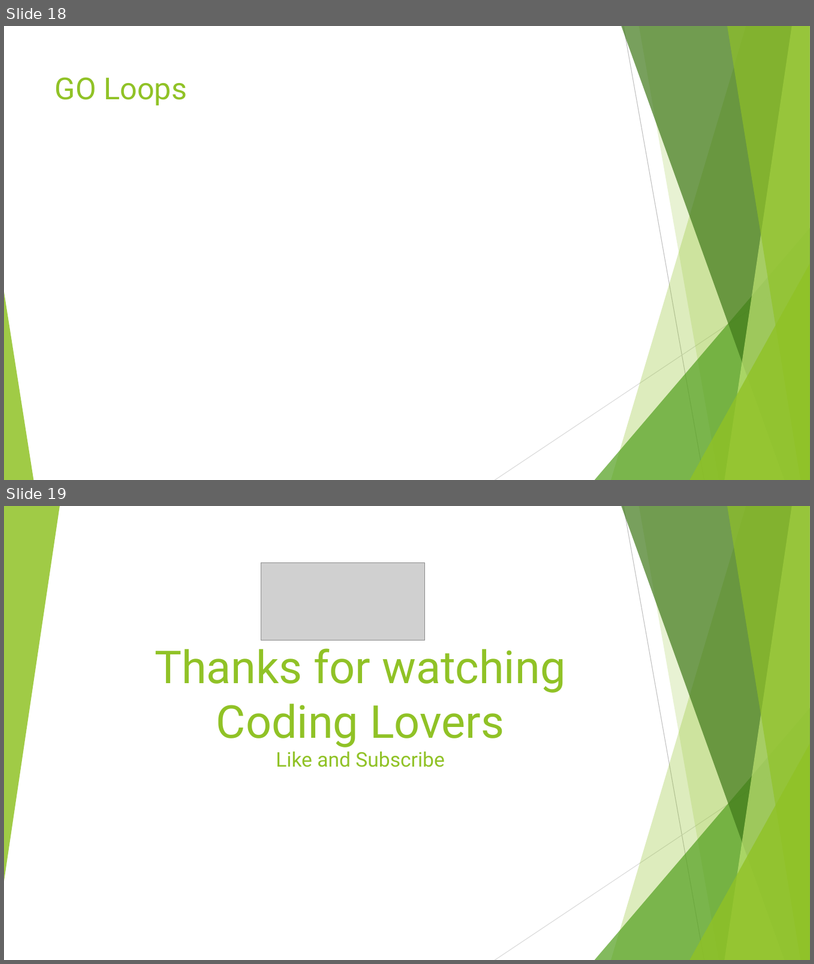
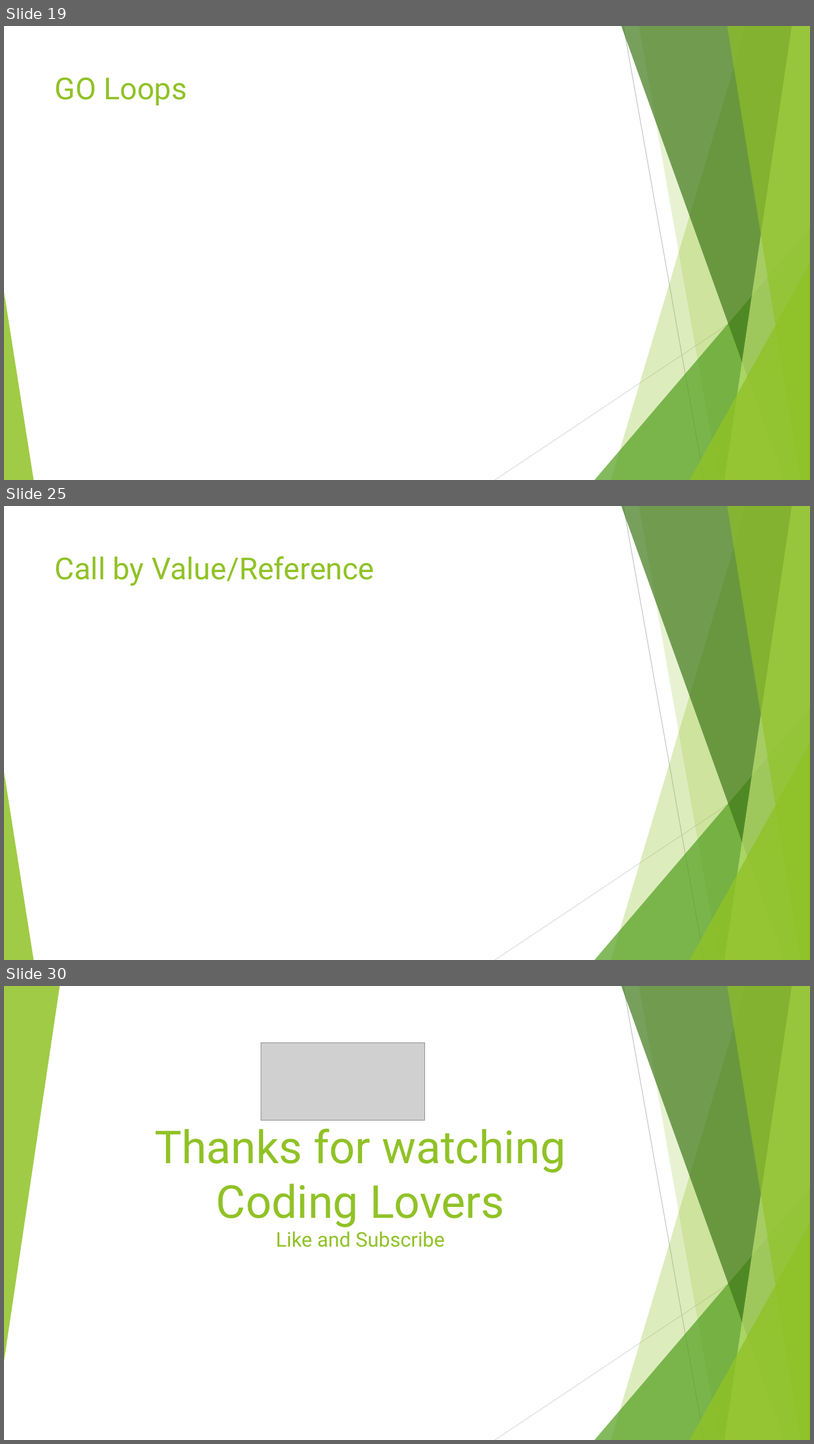
Before and after one commit to vivekdubeydeveloper/goquickstart, a slide deck: goquickstart.pptx. Shown one above the other, each under a label of ours: slides 18 and 19 before the commit, slides 19, 25 and 30 after it; the slides between them are not shown. The pictures are 814x964 and 814x1444 pixels, drawn with LibreOffice and Linux fonts; fonts in the diff are those of the drawing; grey boxes stand for pictures. Boxes give left, top, right and bottom in pixels: in the first picture for what was removed or moved away, otherwise in the second. Text is boxed around its words. In the diff, an @@ line names an element or a change of style, - is before the commit and + after.

```diff
--- a/goquickstart.pptx
+++ b/goquickstart.pptx
@@ slide 25 added at [4,506,810,960], background #FFFFFF; not listed: 10 template elements that a slide beside it also shows @@
@@ title added at [55,556,374,586], 36 pt, text #90C226 @@
+Call by Value/Reference
@@ what was slide 18 is now slide 19 @@
@@ what was slide 19 is now slide 30 @@
```
Also in this commit, not shown: 10 other slides added, 3 other files.
